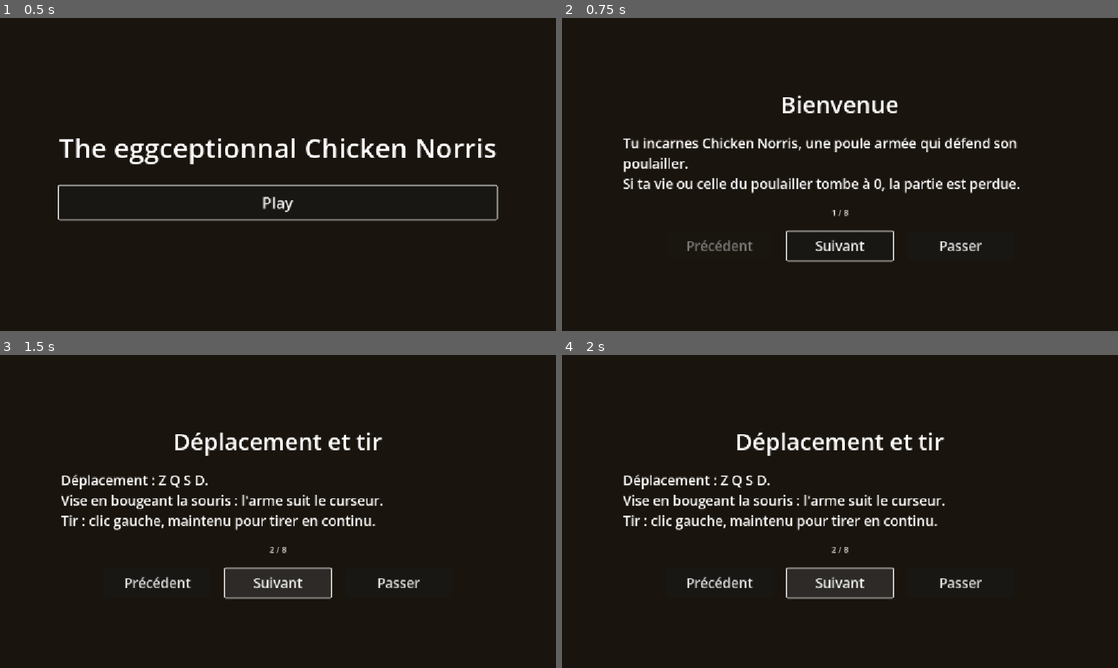
Above: before the commit, frames 1-4 (two rows, left to right).
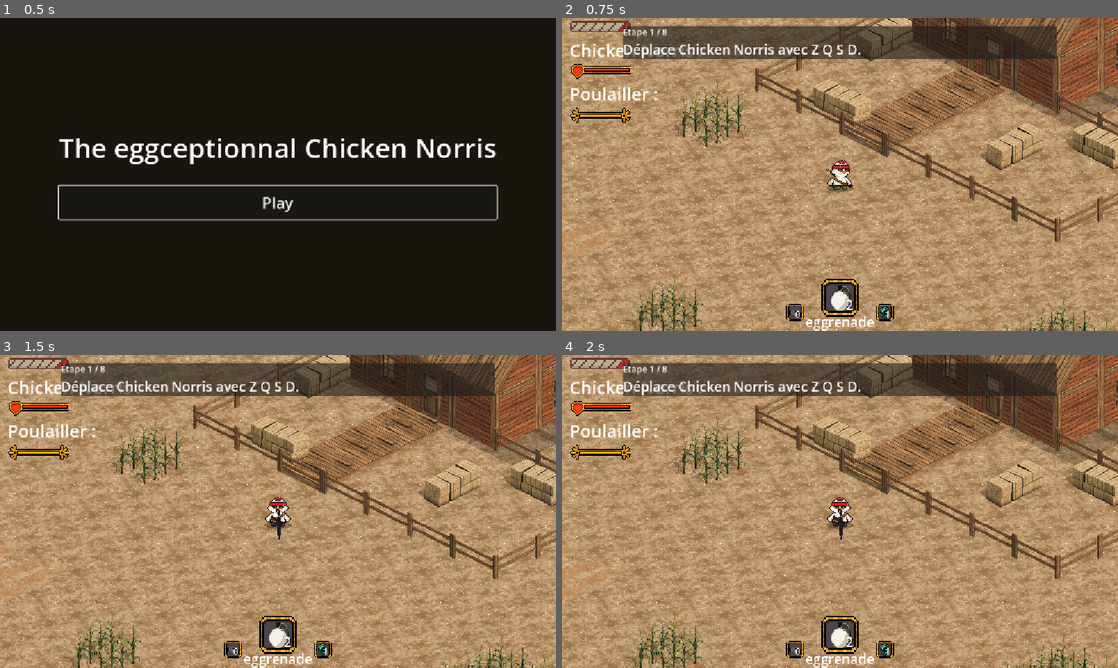
Above: after the commit, the same moments.

Repository: Xuniy/EpicFails_ezwinGameJam
Game: Godot game, scene res://scences/title_screen.tscn
Same seed, same stepped clock (60 frames per second), same inputs: the game is played once before the commit and once after it.
Inputs (mouse positions are in pixels of both pictures, inside the frame that each line leads up to):
- Up to frame 1 (0.5 s): no input
- Up to frame 2 (0.75 s): click "Play" at 0.5 s
- Up to frame 3 (1.5 s): click (278, 583) at 1.25 s, where only the run before the commit has a clickable "Suivant"
- Up to frame 4 (2 s): no input

Frame 1 is identical in both runs. In frame 2, 99% of the frame differs, in the area x 0-100%, y 0-100%; in frame 3, 99%; in frame 4, 99%.

Commit message:
Tutoriel interactif en jeu : chaque étape attend l'action du joueur ; bouton A lance la partie au titre et relance depuis l'écran de fin
Retire l'ancien tutoriel en pages (il reste dans l'historique, commit 1cab2b4).

Co-Authored-By: Claude Haiku 5.5 <noreply@anthropic.com>
Claude-Session: https://claude.ai/code/session_01UwiPo7oy1NG6R3wQqBUMa4

Diff:
--- a/scences/tutorial_screen.tscn
+++ /dev/null
@@ -1,12 +0,0 @@
-[gd_scene format=3]
-
-[ext_resource type="Script" path="res://scripts/tutorial_screen.gd" id="1_tutorial"]
-
-[node name="TutorialScreen" type="Control"]
-layout_mode = 3
-anchors_preset = 15
-anchor_right = 1.0
-anchor_bottom = 1.0
-grow_horizontal = 2
-grow_vertical = 2
-script = ExtResource("1_tutorial")
--- a/scripts/end_screen.gd
+++ b/scripts/end_screen.gd
@@ -52,6 +52,12 @@
 	again.grab_focus()
 
 
+func _input(event: InputEvent) -> void:
+	if event is InputEventJoypadButton and (event as InputEventJoypadButton).pressed and (event as InputEventJoypadButton).button_index == JOY_BUTTON_A:
+		get_viewport().set_input_as_handled()
+		_on_play_again()
+
+
 func _on_play_again() -> void:
 	GameState.game_over = false
 	get_tree().paused = false
--- a/scripts/game_state.gd
+++ b/scripts/game_state.gd
@@ -1,10 +1,25 @@
 extends Node
 
-## État de session partagé entre les scènes : type d'appareil choisi au titre
-## (pour le tutoriel) et fin de partie (pour ne déclencher l'écran de fin qu'une fois).
+## État de session partagé entre les scènes : type d'appareil, fin de partie et
+## lancement de la partie (avec le tutoriel interactif au premier démarrage).
 
 const DEVICE_XBOX := "xbox"
 const DEVICE_KEYBOARD_MOUSE := "clavier_souris"
+const WORLD_SCENE := "res://scences/world_test.tscn"
 
 var input_device: String = DEVICE_KEYBOARD_MOUSE
 var game_over: bool = false
+var show_tutorial: bool = false
+
+
+func start_game(with_tutorial: bool) -> void:
+	game_over = false
+	show_tutorial = with_tutorial
+	get_tree().scene_changed.connect(_on_scene_changed, CONNECT_ONE_SHOT)
+	get_tree().change_scene_to_file(WORLD_SCENE)
+
+
+func _on_scene_changed() -> void:
+	if show_tutorial:
+		show_tutorial = false
+		get_tree().current_scene.call_deferred("add_child", TutorialOverlay.new())
--- a/scripts/title_screen.gd
+++ b/scripts/title_screen.gd
@@ -2,13 +2,14 @@
 
 ## Écran d'accueil : nom du jeu et Play. Le type d'appareil est mémorisé dans GameState :
 ## un clic (ou une touche) = clavier/souris, le bouton A d'une manette = Xbox.
+## Le bouton A lance directement la partie, sans dépendre du focus du bouton.
 
-const NEXT_SCENE := "res://scences/tutorial_screen.tscn"
 const TITLE_FONT_SIZE: int = 56
 const BUTTON_FONT_SIZE: int = 32
 
 var detected_device: String = ""
 var play_button: Button
+var _starting: bool = false
 
 
 func _ready() -> void:
@@ -45,6 +46,9 @@
 func _input(event: InputEvent) -> void:
 	if event is InputEventJoypadButton and (event as InputEventJoypadButton).pressed:
 		detected_device = GameState.DEVICE_XBOX
+		if (event as InputEventJoypadButton).button_index == JOY_BUTTON_A:
+			get_viewport().set_input_as_handled()
+			_on_play_pressed()
 	elif event is InputEventKey and (event as InputEventKey).pressed:
 		detected_device = GameState.DEVICE_KEYBOARD_MOUSE
 	elif event is InputEventMouseButton and (event as InputEventMouseButton).pressed:
@@ -52,6 +56,8 @@
 
 
 func _on_play_pressed() -> void:
+	if _starting:
+		return
+	_starting = true
 	GameState.input_device = detected_device if detected_device != "" else GameState.DEVICE_KEYBOARD_MOUSE
-	GameState.game_over = false
-	get_tree().change_scene_to_file(NEXT_SCENE)
+	GameState.start_game(true)
--- /dev/null
+++ b/scripts/tutorial_overlay.gd
@@ -0,0 +1,160 @@
+class_name TutorialOverlay
+extends CanvasLayer
+
+## Tutoriel interactif en jeu : chaque étape attend que le joueur fasse l'action demandée.
+## Ajouté à la partie par GameState.start_game(true).
+
+const DONE_DELAY: float = 1.0
+const END_DELAY: float = 3.0
+
+# "only" = "xbox" limite une étape à la manette. "ready" est la dernière étape.
+const STEPS := [
+	{"id": "move", "pc": "Déplace Chicken Norris avec Z Q S D.", "xbox": "Déplace Chicken Norris avec le stick gauche."},
+	{"id": "aim", "pc": "Vise en bougeant la souris.", "xbox": "Vise avec le stick droit."},
+	{"id": "shoot", "pc": "Tire avec le clic gauche, maintenu.", "xbox": "Tire avec la gâchette droite RT, maintenue."},
+	{"id": "switch", "pc": "Change d'objet avec la molette de la souris.", "xbox": "Change d'objet avec LB ou RB."},
+	{"id": "throw", "pc": "Lance un objet : maintiens le clic droit, tire la souris à l'opposé de la cible, puis clic gauche.", "xbox": "Lance un objet : maintiens LT, vise avec le stick droit, puis RT."},
+	{"id": "dezoom", "only": "xbox", "pc": "", "xbox": "Dézoome avec la croix directionnelle droite."},
+	{"id": "rhythm_open", "pc": "Ouvre le mini-jeu pour fumer avec la touche A.", "xbox": "Ouvre le mini-jeu pour fumer avec la croix directionnelle haut."},
+	{"id": "rhythm_hit", "pc": "Appuie sur 1, 2, 3 ou 4 au bon moment.", "xbox": "Appuie sur Y, X, A ou B au bon moment."},
+	{"id": "ready", "pc": "Tu es prêt ! Protège le poulailler.", "xbox": "Tu es prêt ! Protège le poulailler."},
+]
+
+# Référence untyped volontairement : les méthodes du joueur et du HUD sont appelées dynamiquement.
+var player
+var joint
+var rhythm
+var weapon
+var is_xbox: bool = false
+var active_steps: Array = []
+var step: int = 0
+var done_timer: float = 0.0
+var previous_joint: float = 0.0
+var step_position := Vector2.ZERO
+var step_selected: int = 0
+var step_items: int = 0
+var step_mouse := Vector2.ZERO
+var label: Label
+var counter: Label
+
+
+func _ready() -> void:
+	var scene := get_tree().current_scene
+	player = scene.find_child("Player", true, false)
+	if player == null:
+		queue_free()
+		return
+
+	joint = scene.find_child("JointBar", true, false)
+	rhythm = _find_rhythm(scene)
+	weapon = player.get_node("Weapon")
+	is_xbox = GameState.input_device == GameState.DEVICE_XBOX
+
+	for entry in STEPS:
+		if not entry.has("only") or (entry["only"] == "xbox") == is_xbox:
+			active_steps.append(entry)
+
+	# Quelques objets pour s'entraîner au lancer.
+	for item in ["grenade", "grenade", "tp"]:
+		player.collect_item(item)
+
+	_build_ui()
+	_begin_step()
+	previous_joint = _joint_amount()
+
+
+func _process(delta: float) -> void:
+	if done_timer > 0.0:
+		done_timer -= delta
+		if done_timer <= 0.0:
+			step += 1
+			if step >= active_steps.size():
+				queue_free()
+				return
+			_begin_step()
+	elif _is_step_done(active_steps[step]["id"]):
+		label.text = "✔ " + _instruction(active_steps[step])
+		done_timer = END_DELAY if active_steps[step]["id"] == "ready" else DONE_DELAY
+	previous_joint = _joint_amount()
+
+
+func _build_ui() -> void:
+	var panel := PanelContainer.new()
+	panel.anchor_left = 0.5
+	panel.anchor_right = 0.5
+	panel.offset_left = -450.0
+	panel.offset_right = 450.0
+	panel.offset_top = 16.0
+	add_child(panel)
+
+	var column := VBoxContainer.new()
+	panel.add_child(column)
+
+	counter = Label.new()
+	counter.add_theme_font_size_override("font_size", 18)
+	column.add_child(counter)
+
+	label = Label.new()
+	label.autowrap_mode = TextServer.AUTOWRAP_WORD_SMART
+	label.custom_minimum_size = Vector2(860, 0)
+	label.add_theme_font_size_override("font_size", 28)
+	column.add_child(label)
+
+
+func _begin_step() -> void:
+	var entry: Dictionary = active_steps[step]
+	label.text = _instruction(entry)
+	counter.text = "Étape %d / %d" % [step + 1, active_steps.size()]
+	step_position = player.global_position
+	step_selected = player.selected_index
+	step_items = _item_total()
+	step_mouse = get_viewport().get_mouse_position()
+
+
+func _instruction(entry: Dictionary) -> String:
+	return entry["xbox"] if is_xbox else entry["pc"]
+
+
+func _is_step_done(id: String) -> bool:
+	match id:
+		"move":
+			return player.global_position.distance_to(step_position) > 80.0
+		"aim":
+			return get_viewport().get_mouse_position().distance_to(step_mouse) > 30.0 \
+				or Input.get_vector("sr_gauche", "sr_droite", "sr_haut", "sr_bas").length() > 0.5
+		"shoot":
+			return weapon.cooldown > 0.01
+		"switch":
+			return player.selected_index != step_selected
+		"throw":
+			return _item_total() < step_items
+		"dezoom":
+			return Input.is_action_pressed("dezoom")
+		"rhythm_open":
+			return rhythm != null and rhythm.active
+		"rhythm_hit":
+			return rhythm != null and rhythm.active and _joint_amount() - previous_joint > 0.01
+		"ready":
+			return true
+	return false
+
+
+func _item_total() -> int:
+	var total := 0
+	for count in player.items.values():
+		total += count
+	return total
+
+
+func _joint_amount() -> float:
+	return joint.amount if joint else 1.0
+
+
+func _find_rhythm(node: Node) -> Node:
+	if node is RhythmGame:
+		return node
+	for child in node.get_children():
+		var found := _find_rhythm(child)
+		if found:
+			return found
+	return null
--- a/scripts/tutorial_screen.gd
+++ /dev/null
@@ -1,120 +0,0 @@
-extends Control
-
-## Tutoriel en jeu, affiché entre l'écran d'accueil et la partie.
-## Les pages sont choisies selon l'appareil mémorisé dans GameState.input_device.
-
-const GAME_SCENE := "res://scences/world_test.tscn"
-
-const PAGES_PC := [
-	{"title": "Bienvenue", "text": "Tu incarnes Chicken Norris, une poule armée qui défend son poulailler.\nSi ta vie ou celle du poulailler tombe à 0, la partie est perdue."},
-	{"title": "Déplacement et tir", "text": "Déplacement : Z Q S D.\nVise en bougeant la souris : l'arme suit le curseur.\nTir : clic gauche, maintenu pour tirer en continu."},
-	{"title": "Changer d'objet", "text": "Les trois objets sont dans la barre en bas au centre : eggrenade, eggder pearl et egg bomba.\nMolette vers le haut : objet précédent. Molette vers le bas : objet suivant."},
-	{"title": "Lancer un objet", "text": "Maintiens le clic droit : le zoom s'adapte et un élastique apparaît.\nTire la souris dans le sens opposé à la cible : plus la traction est longue, plus l'objet va loin.\nClic gauche pour lancer. Relâcher le clic droit sans valider annule."},
-	{"title": "Les objets", "text": "eggrenade : explose à sa chute et blesse les ennemis proches.\neggder pearl : te téléporte au point visé, si la place est libre.\negg bomba : explose après un court délai et élimine les ennemis de son rayon.\nMarche sur un objet au sol pour le récupérer."},
-	{"title": "Fumer le joint", "text": "Le joint se consume en 45 secondes. Vide, il te fait perdre 5 points de vie toutes les 2 secondes.\nTouche A : ouvre ou ferme le mini-jeu de rythme.\nTouches 1, 2, 3, 4 : les quatre voies. Une bonne touche ajoute 5 secondes au joint."},
-	{"title": "Les barres et la boussole", "text": "En haut à gauche : le joint. Sous lui : ta vie et celle du poulailler.\nSi le poulailler sort de l'écran, une flèche sur le bord indique sa direction."},
-	{"title": "Fin de partie", "text": "Chicken Norris mort ou poulailler détruit : l'écran de fin apparaît.\nPlay again relance la partie."},
-]
-
-const PAGES_XBOX := [
-	{"title": "Bienvenue", "text": "Tu incarnes Chicken Norris, une poule armée qui défend son poulailler.\nSi ta vie ou celle du poulailler tombe à 0, la partie est perdue."},
-	{"title": "Déplacement et tir", "text": "Déplacement : stick gauche.\nVise : stick droit, l'arme regarde dans sa direction.\nTir : gâchette droite (RT), maintenue pour tirer en continu."},
-	{"title": "Changer d'objet", "text": "Les trois objets sont dans la barre en bas au centre : eggrenade, eggder pearl et egg bomba.\nLB : objet précédent. RB : objet suivant."},
-	{"title": "Lancer un objet", "text": "Maintiens la gâchette gauche (LT) : le zoom s'adapte et un arc apparaît.\nChoisis la direction et la distance avec le stick droit.\nRT pour lancer. Relâcher LT sans valider annule."},
-	{"title": "Dézoomer", "text": "Croix directionnelle droite : dézoome la caméra pour voir plus loin."},
-	{"title": "Les objets", "text": "eggrenade : explose à sa chute et blesse les ennemis proches.\neggder pearl : te téléporte au point visé, si la place est libre.\negg bomba : explose après un court délai et élimine les ennemis de son rayon.\nMarche sur un objet au sol pour le récupérer."},
-	{"title": "Fumer le joint", "text": "Le joint se consume en 45 secondes. Vide, il te fait perdre 5 points de vie toutes les 2 secondes.\nCroix directionnelle haut : ouvre ou ferme le mini-jeu de rythme.\nY, X, A, B : les quatre voies. Une bonne touche ajoute 5 secondes au joint."},
-	{"title": "Les barres et la boussole", "text": "En haut à gauche : le joint. Sous lui : ta vie et celle du poulailler.\nSi le poulailler sort de l'écran, une flèche sur le bord indique sa direction."},
-	{"title": "Fin de partie", "text": "Chicken Norris mort ou poulailler détruit : l'écran de fin apparaît.\nPlay again relance la partie."},
-]
-
-var pages: Array = []
-var index: int = 0
-var title_label: Label
-var body_label: Label
-var counter_label: Label
-var prev_button: Button
-var next_button: Button
-
-
-func _ready() -> void:
-	pages = PAGES_XBOX if GameState.input_device == GameState.DEVICE_XBOX else PAGES_PC
-	set_anchors_and_offsets_preset(Control.PRESET_FULL_RECT)
-
-	var background := ColorRect.new()
-	background.color = Color(0.1, 0.08, 0.05)
-	background.set_anchors_and_offsets_preset(Control.PRESET_FULL_RECT)
-	add_child(background)
-
-	var center := CenterContainer.new()
-	center.set_anchors_and_offsets_preset(Control.PRESET_FULL_RECT)
-	add_child(center)
-
-	var column := VBoxContainer.new()
-	column.add_theme_constant_override("separation", 28)
-	center.add_child(column)
-
-	title_label = Label.new()
-	title_label.horizontal_alignment = HORIZONTAL_ALIGNMENT_CENTER
-	title_label.add_theme_font_size_override("font_size", 48)
-	column.add_child(title_label)
-
-	body_label = Label.new()
-	body_label.autowrap_mode = TextServer.AUTOWRAP_WORD_SMART
-	body_label.custom_minimum_size = Vector2(900, 0)
-	body_label.add_theme_font_size_override("font_size", 28)
-	column.add_child(body_label)
-
-	counter_label = Label.new()
-	counter_label.horizontal_alignment = HORIZONTAL_ALIGNMENT_CENTER
-	column.add_child(counter_label)
-
-	var buttons := HBoxContainer.new()
-	buttons.alignment = BoxContainer.ALIGNMENT_CENTER
-	buttons.add_theme_constant_override("separation", 30)
-	column.add_child(buttons)
-
-	prev_button = _make_button("Précédent", _on_prev_pressed)
-	buttons.add_child(prev_button)
-	next_button = _make_button("Suivant", _on_next_pressed)
-	buttons.add_child(next_button)
-	buttons.add_child(_make_button("Passer", _start_game))
-
-	_show_page()
-
-
-func _make_button(label: String, callback: Callable) -> Button:
-	var button := Button.new()
-	button.text = label
-	button.custom_minimum_size = Vector2(220, 60)
-	button.add_theme_font_size_override("font_size", 28)
-	button.pressed.connect(callback)
-	return button
-
-
-func _show_page() -> void:
-	var page: Dictionary = pages[index]
-	title_label.text = page["title"]
-	body_label.text = page["text"]
-	counter_label.text = "%d / %d" % [index + 1, pages.size()]
-	prev_button.disabled = index == 0
-	next_button.text = "Commencer" if index == pages.size() - 1 else "Suivant"
-	next_button.grab_focus()
-
-
-func _on_prev_pressed() -> void:
-	if index > 0:
-		index -= 1
-		_show_page()
-
-
-func _on_next_pressed() -> void:
-	if index == pages.size() - 1:
-		_start_game()
-	else:
-		index += 1
-		_show_page()
-
-
-func _start_game() -> void:
-	get_tree().change_scene_to_file(GAME_SCENE)
